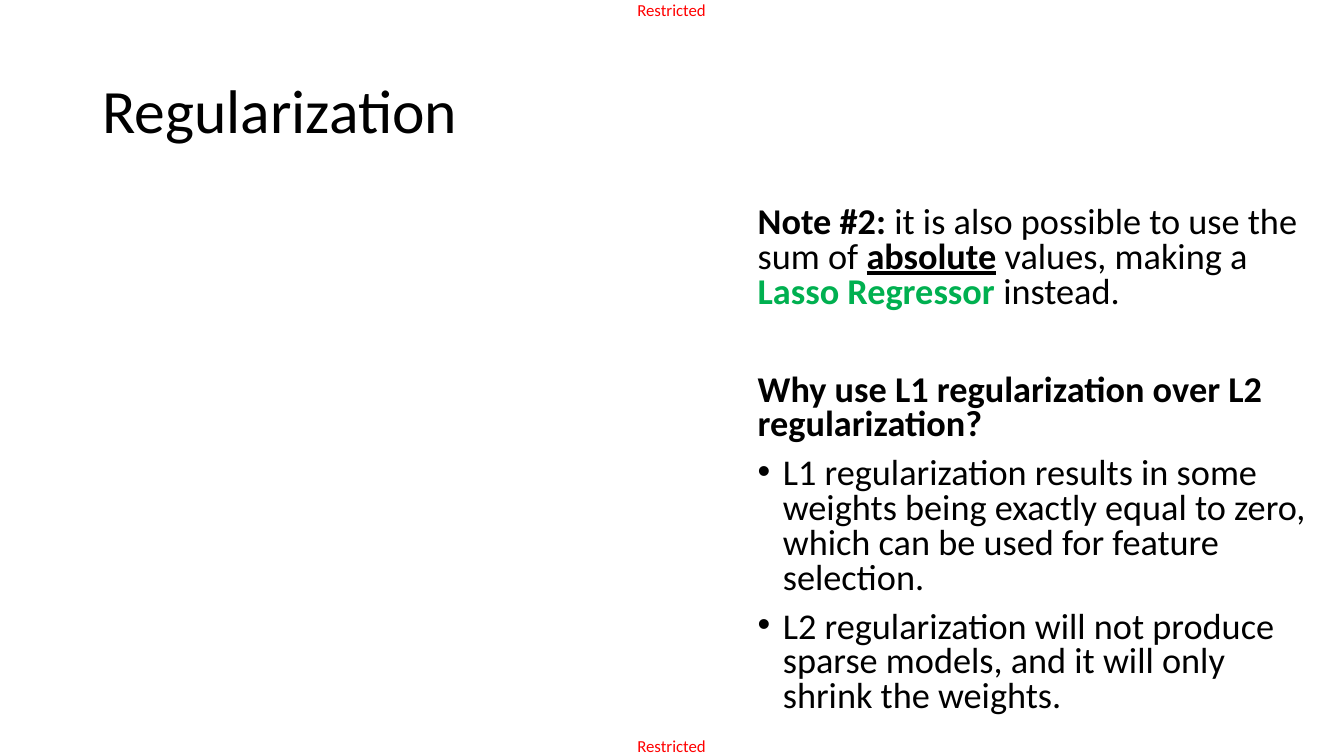
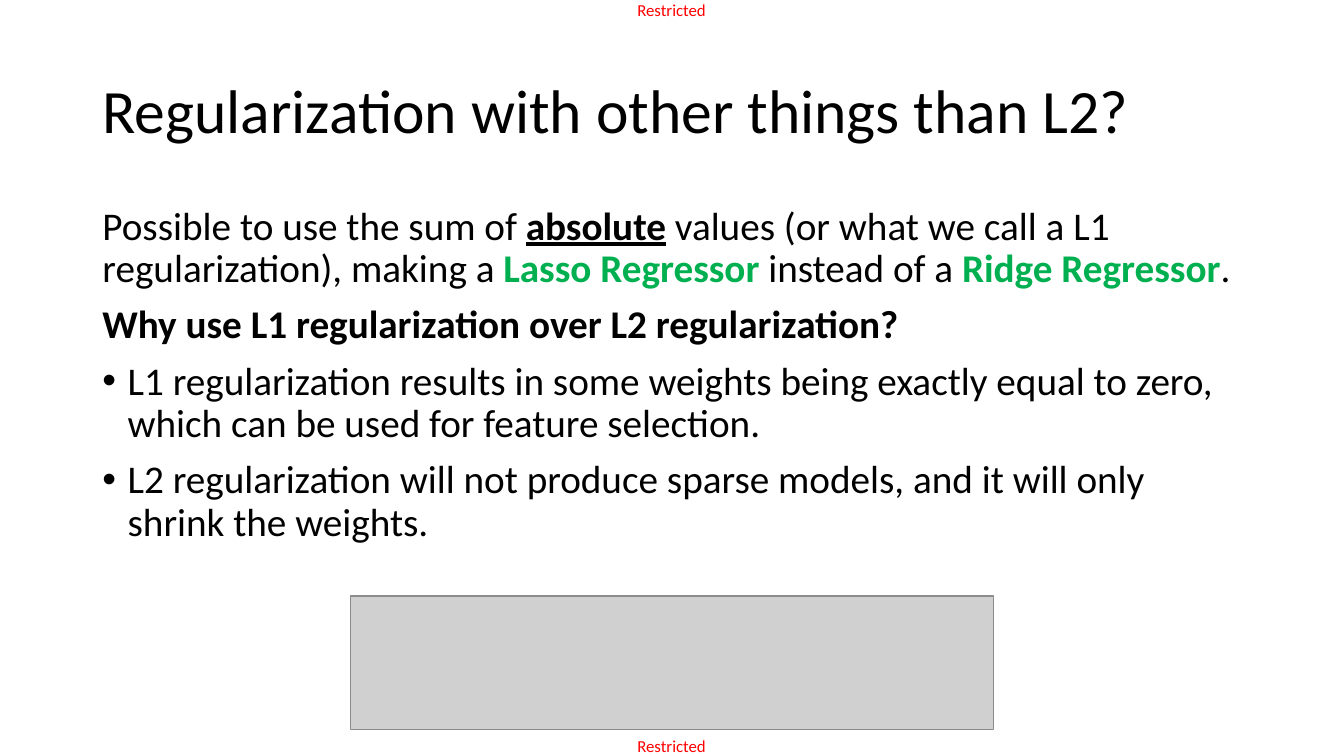
Before and after one commit to matthieudemari/SUTD_DL_50_039, a slide deck: slide 43 of W1/2. W1S2 final/W1S2.pptx (slide 41 before the commit). Drawn at 1344x756 pixels with LibreOffice and Linux fonts; fonts in the diff are those of the drawing; grey boxes stand for pictures. Boxes give left, top, right and bottom in pixels: in the first picture for what was removed or moved away, otherwise in the second. Text is boxed around its words. In the diff, an @@ line names an element or a change of style, - is before the commit and + after.

```diff
--- a/W1/2. W1S2 final/W1S2.pptx
+++ b/W1/2. W1S2 final/W1S2.pptx
@@ title at [102,90,1129,144]: text changed @@
-Regularization
+Regularization with other things than L2?
@@ text "Possible to use the sum ...": place and size @@
-text "Possible to use the sum ..." at [758,208,1305,715]
+text "Possible to use the sum ..." at [102,211,1230,543]
@@ text at [102,211,1230,289]: text changed; size 25.9 to 28 pt @@
-Note #2: it is also possible to use the sum of absolute values, making a Lasso Regressor instead.
+Possible to use the sum of absolute values (or what we call a L1 regularization), making a Lasso Regressor instead of a Ridge Regressor.
@@ text at [102,310,1213,543]: size 25.9 to 28 pt in "Why use L1 regularization over L2 regularization?", "L1 regularization results in some weights being ...", "L2 regularization will not produce sparse models, ..."; line spacing 0.8 to 0.9 @@
@@ picture added at [351,596,994,730] @@
```
Also in this commit, not shown: 8 other slides changed, 3 slides added, 1 slide removed, 4 other files.
